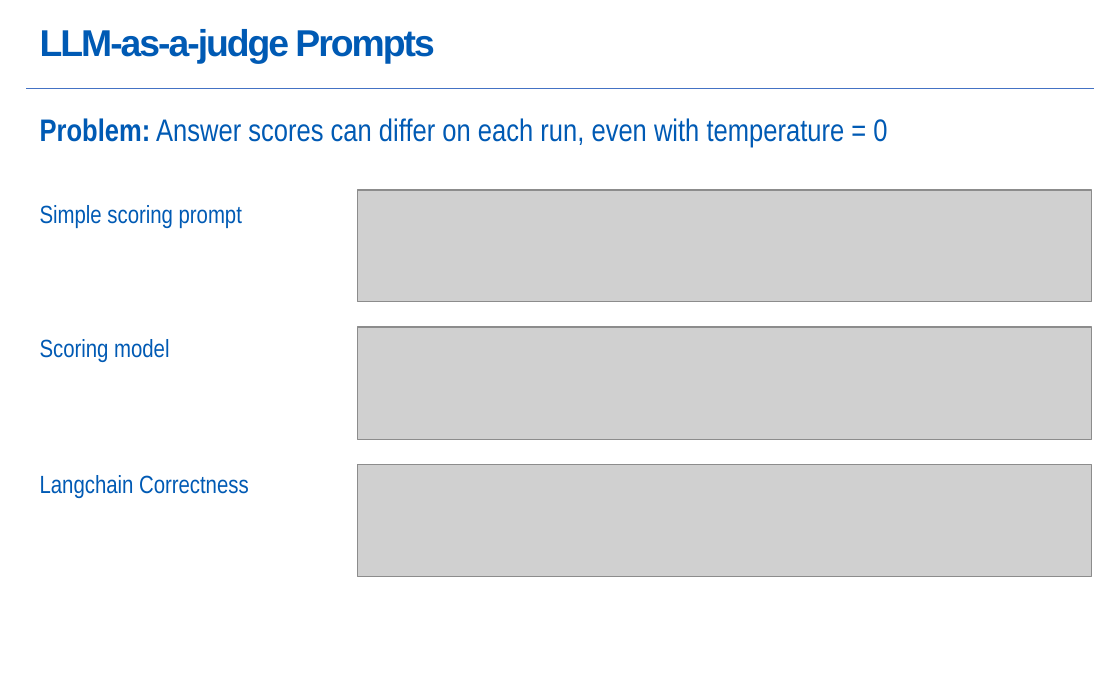
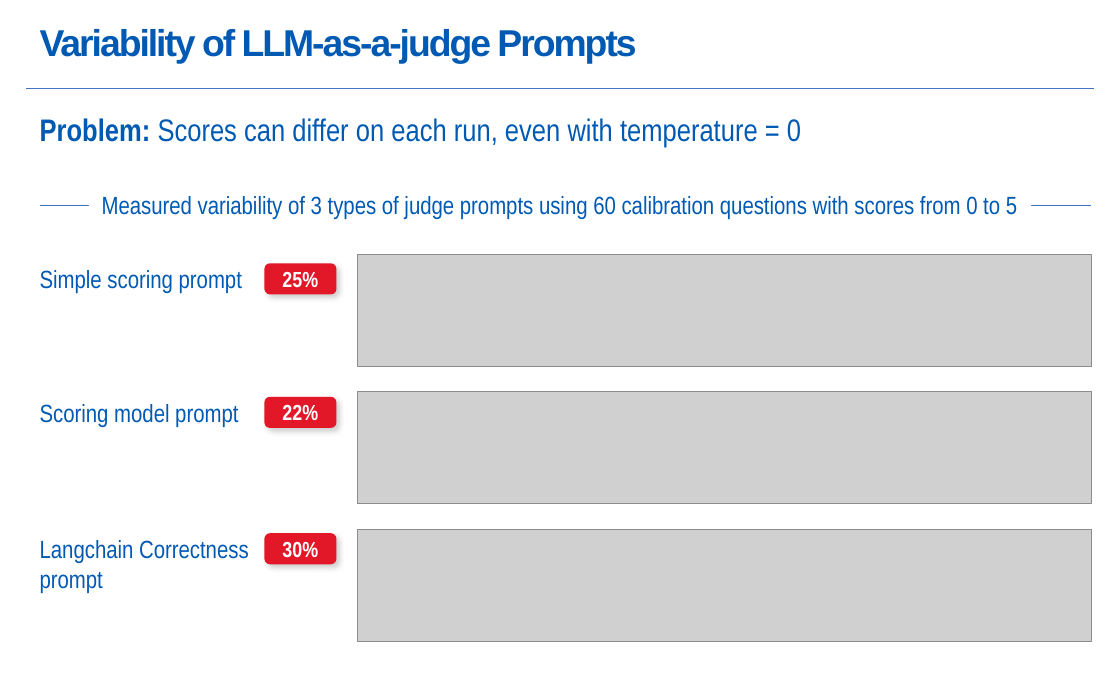
Before and after one commit to karstenheld3/OpenAI-BackendTools, a slide deck: slide 15 of OpenAI-BackendTools.pptx. Drawn at 1120x700 pixels with LibreOffice and Linux fonts; fonts in the diff are those of the drawing; grey boxes stand for pictures. Boxes give left, top, right and bottom in pixels: in the first picture for what was removed or moved away, otherwise in the second. Text is boxed around its words. In the diff, an @@ line names an element or a change of style, - is before the commit and + after.

```diff
--- a/OpenAI-BackendTools.pptx
+++ b/OpenAI-BackendTools.pptx
@@ title at <box>40,29,636,63</box>: text changed @@
-LLM-as-a-judge Prompts
+Variability of LLM-as-a-judge Prompts
@@ text at <box>40,118,801,147</box>: text changed @@
-Problem: Answer scores can differ on each run, even with temperature = 0
+Problem: Scores can differ on each run, even with temperature = 0
@@ line added from (39, 205) to (1091, 205), #4472C4 0.75 pt @@
@@ text added at <box>102,196,1017,219</box>, 16 pt, text #005AB4 @@
+Measured variability of 3 types of judge prompts using 60 calibration questions with scores from 0 to 5
@@ 3 pictures, 1 text: place and size @@
-3 pictures, 1 text at <box>40,190,1091,577</box>
+3 pictures, 1 text at <box>40,254,1091,642</box>
@@ rounded rectangle added at <box>265,264,336,293</box>, fill #E21727, outline #E21727 1 pt, 14 pt, text #FFFFFF, bold @@
+25%
@@ text at <box>40,404,238,427</box>: text changed @@
-Scoring model
+Scoring model prompt
@@ rounded rectangle added at <box>265,398,336,427</box>, fill #E21727, outline #E21727 1 pt, 14 pt, text #FFFFFF, bold @@
+22%
@@ text "Langchain Correctness": place and size @@
-text "Langchain Correctness" at <box>40,475,249,498</box>
+text "Langchain Correctness" at <box>40,540,249,593</box>
@@ rounded rectangle added at <box>265,534,336,563</box>, fill #E21727, outline #E21727 1 pt, 14 pt, text #FFFFFF, bold @@
+30%
@@ text at <box>40,572,103,593</box>: paragraph added @@
+prompt
```
Also in this commit, not shown: 1 other slide changed, 2 slides added, 1 slide removed, 2 other files.
